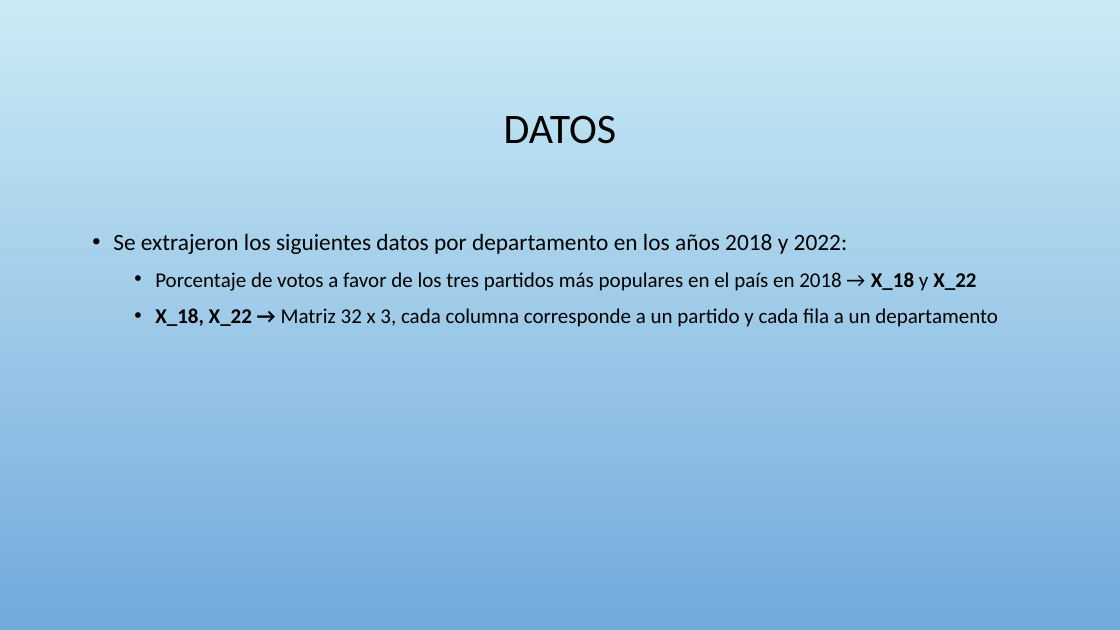
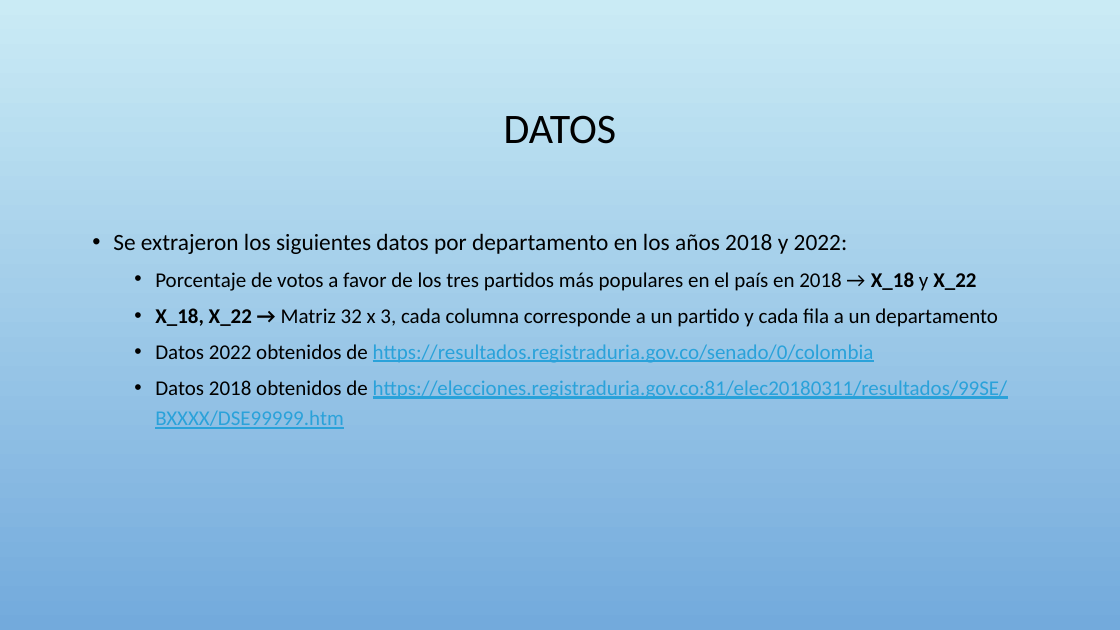
Before and after one commit to ToineLinares/Partido_Verde_Matriz_Confusion, a slide deck: slide 3 of Proyecto_2_DS.pptx. Drawn at 1120x630 pixels with LibreOffice and Linux fonts; fonts in the diff are those of the drawing; background and template pictures are left out. Boxes give left, top, right and bottom in pixels: in the first picture for what was removed or moved away, otherwise in the second. Text is boxed around its words. In the diff, an @@ line names an element or a change of style, - is before the commit and + after.

```diff
--- a/Proyecto_2_DS.pptx
+++ b/Proyecto_2_DS.pptx
@@ text at [155,344,1008,429]: paragraphs added @@
+  • Datos 2022 obtenidos de https://resultados.registraduria.gov.co/senado/0/colombia
+  • Datos 2018 obtenidos de https://elecciones.registraduria.gov.co:81/elec20180311/resultados/99SE/BXXXX/DSE99999.htm
```
Also in this commit, not shown: 1 other slide changed.
